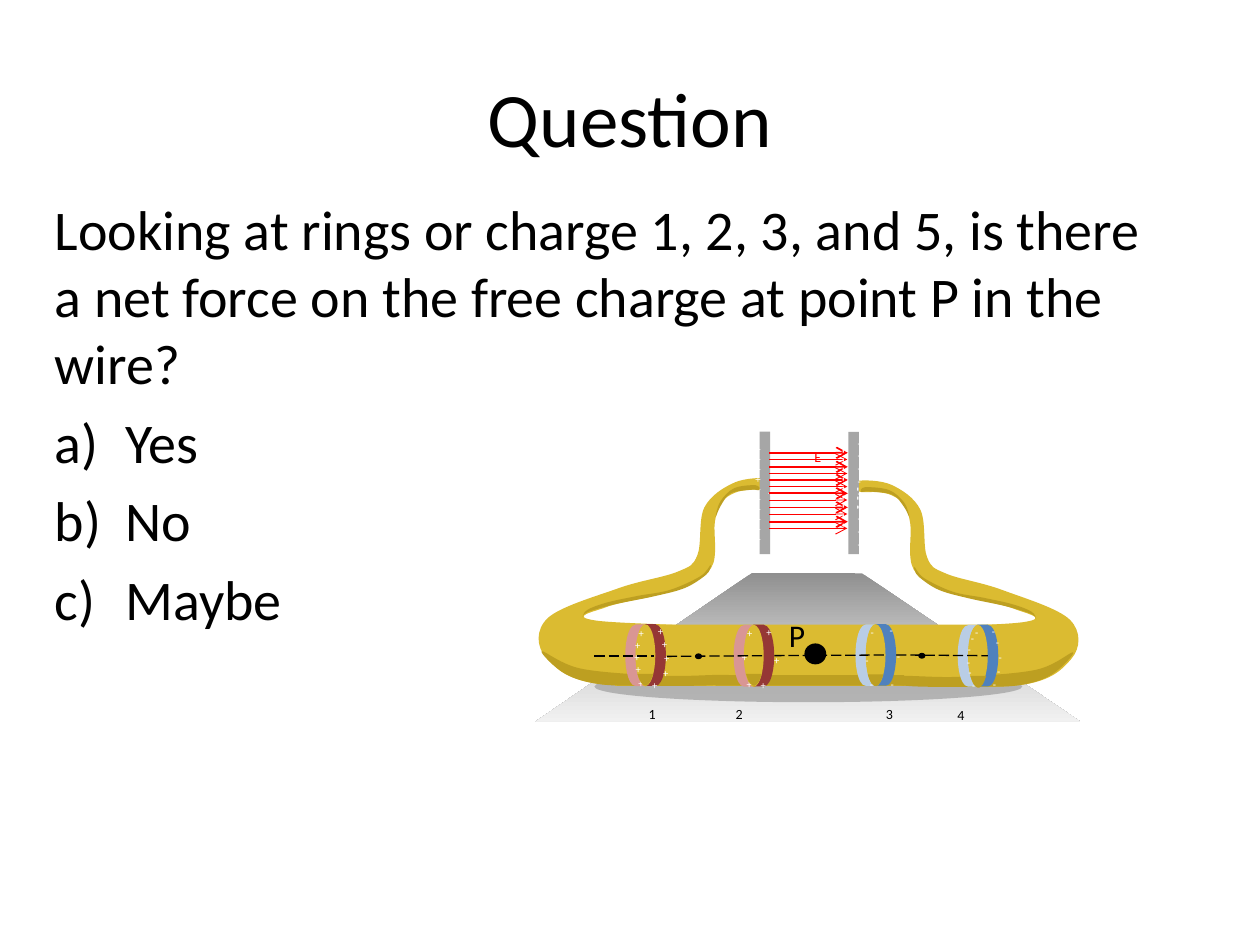
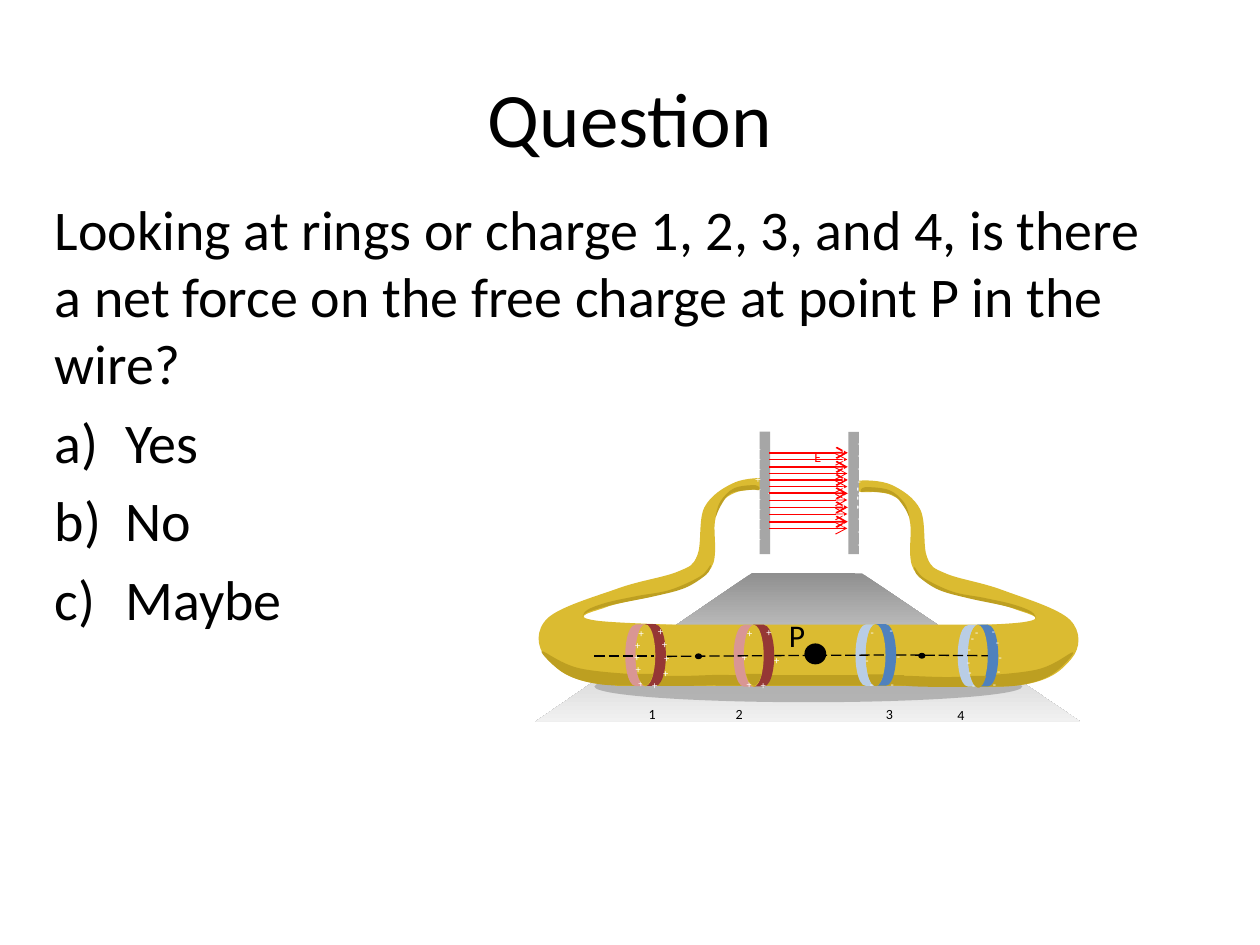
Before and after one commit to rtlines/PH223-Engineering-Physics, a slide deck: slide 17 of Slides/PH223_Lecture_17.pptx. Drawn at 1260x945 pixels with LibreOffice and Linux fonts; fonts in the diff are those of the drawing. Boxes give left, top, right and bottom in pixels: in the first picture for what was removed or moved away, otherwise in the second. Text is boxed around its words. In the diff, an @@ line names an element or a change of style, - is before the commit and + after.

```diff
--- a/Slides/PH223_Lecture_17.pptx
+++ b/Slides/PH223_Lecture_17.pptx
@@ text at <box>55,211,1140,385</box>: text changed @@
-Looking at rings or charge 1, 2, 3, and 5, is there a net force on the free charge at point P in the wire?
+Looking at rings or charge 1, 2, 3, and 4, is there a net force on the free charge at point P in the wire?
```
Also in this commit, not shown: 4 other slides changed, 16 other files.
